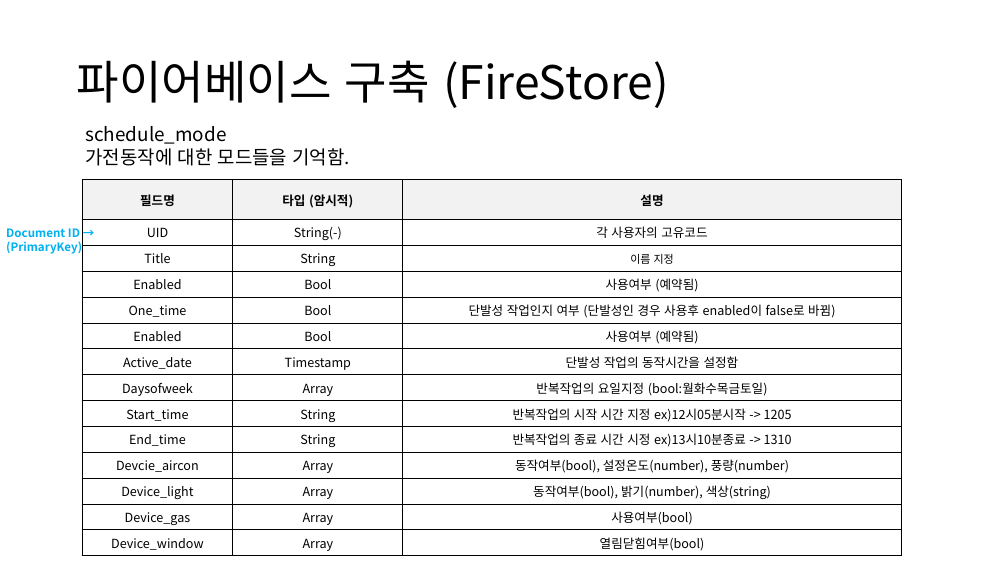
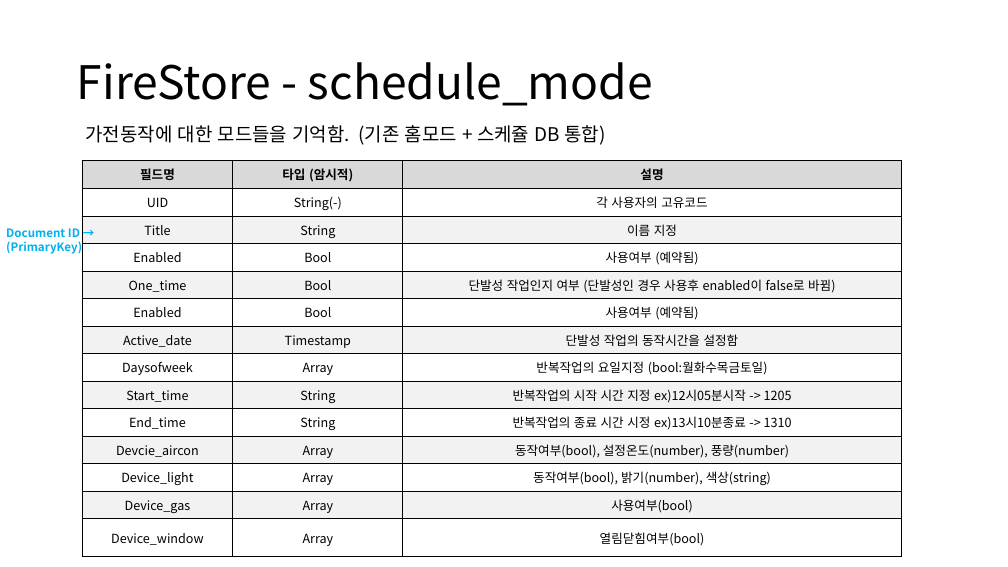
Before and after one commit to chhs2131/2021ESWContest_webOS_Three-Americano, a slide deck: slide 6 of 개발현황/Firebase DB 구성 20210810.pptx (slide 7 before the commit). Drawn at 1008x567 pixels with LibreOffice and Linux fonts; fonts in the diff are those of the drawing. Boxes give left, top, right and bottom in pixels: in the first picture for what was removed or moved away, otherwise in the second. Text is boxed around its words. In the diff, an @@ line names an element or a change of style, - is before the commit and + after.

```diff
--- a/개발현황/Firebase DB 구성 20210810.pptx
+++ b/개발현황/Firebase DB 구성 20210810.pptx
@@ title at <box>77,62,653,106</box>: text changed @@
-파이어베이스 구축 (FireStore)
+FireStore - schedule_mode
@@ text at <box>85,125,605,145</box>: text changed @@
-schedule_mode
-가전동작에 대한 모드들을 기억함.
+가전동작에 대한 모드들을 기억함. (기존 홈모드 + 스케쥴 DB 통합)
@@ table at <box>82,160,901,557</box> @@
@@ fill #F2F2F2 to #D9D9D9 in row 1 @@
@@ fill none to #F2F2F2 in 18 cells @@
@@ size 10.5 to 12 pt in "이름 지정" @@
@@ table: place and size @@
-table at <box>82,180,901,555</box>
+table at <box>82,160,901,557</box>
```
Also in this commit, not shown: 4 other slides changed, 1 slide removed.
